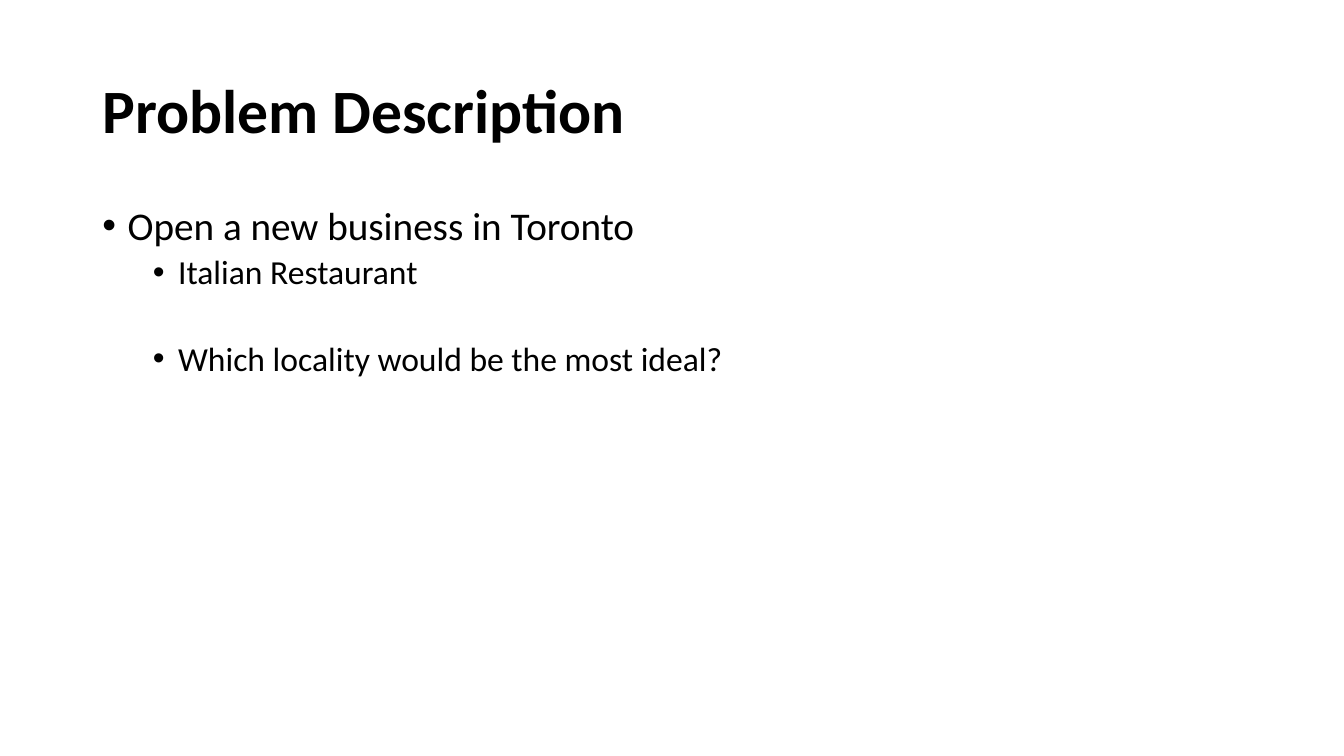
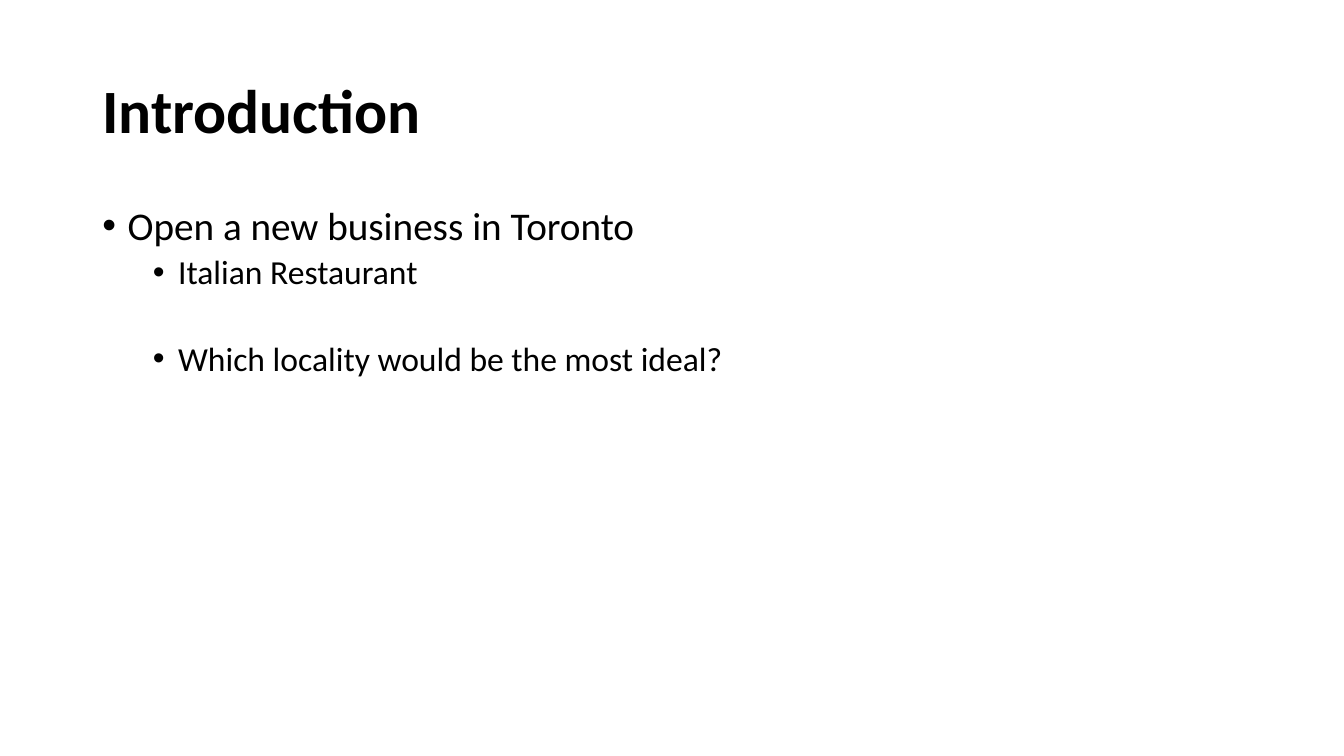
Before and after one commit to sriram-77/Coursera_Capstone, a slide deck: slide 2 of Project - Capstone.pptx. Drawn at 1344x756 pixels with LibreOffice and Linux fonts; fonts in the diff are those of the drawing. Boxes give left, top, right and bottom in pixels: in the first picture for what was removed or moved away, otherwise in the second. Text is boxed around its words. In the diff, an @@ line names an element or a change of style, - is before the commit and + after.

```diff
--- a/Project - Capstone.pptx
+++ b/Project - Capstone.pptx
@@ title at [102,89,420,134]: text changed @@
-Problem Description
+Introduction
```
Also in this commit, not shown: 1 other slide changed, 4 slides added.
